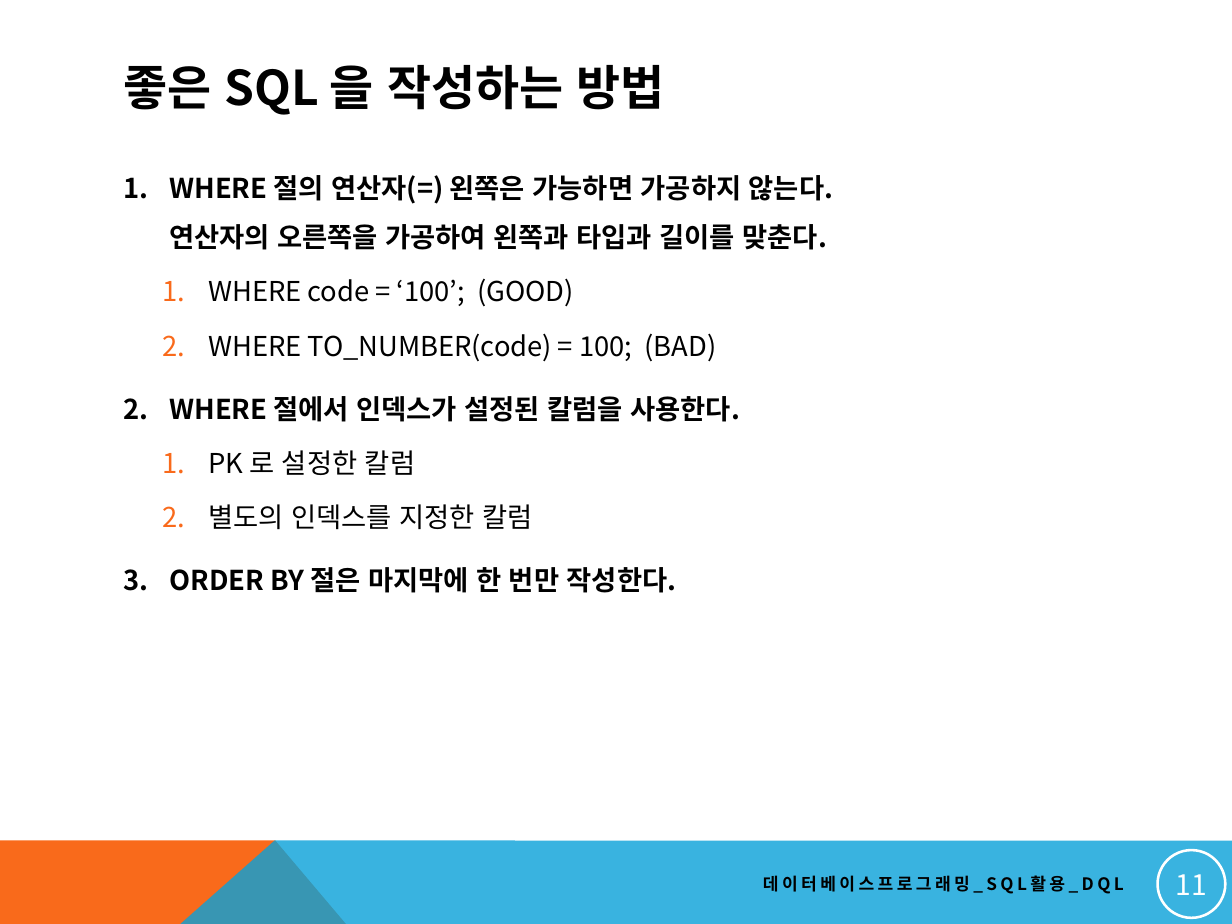
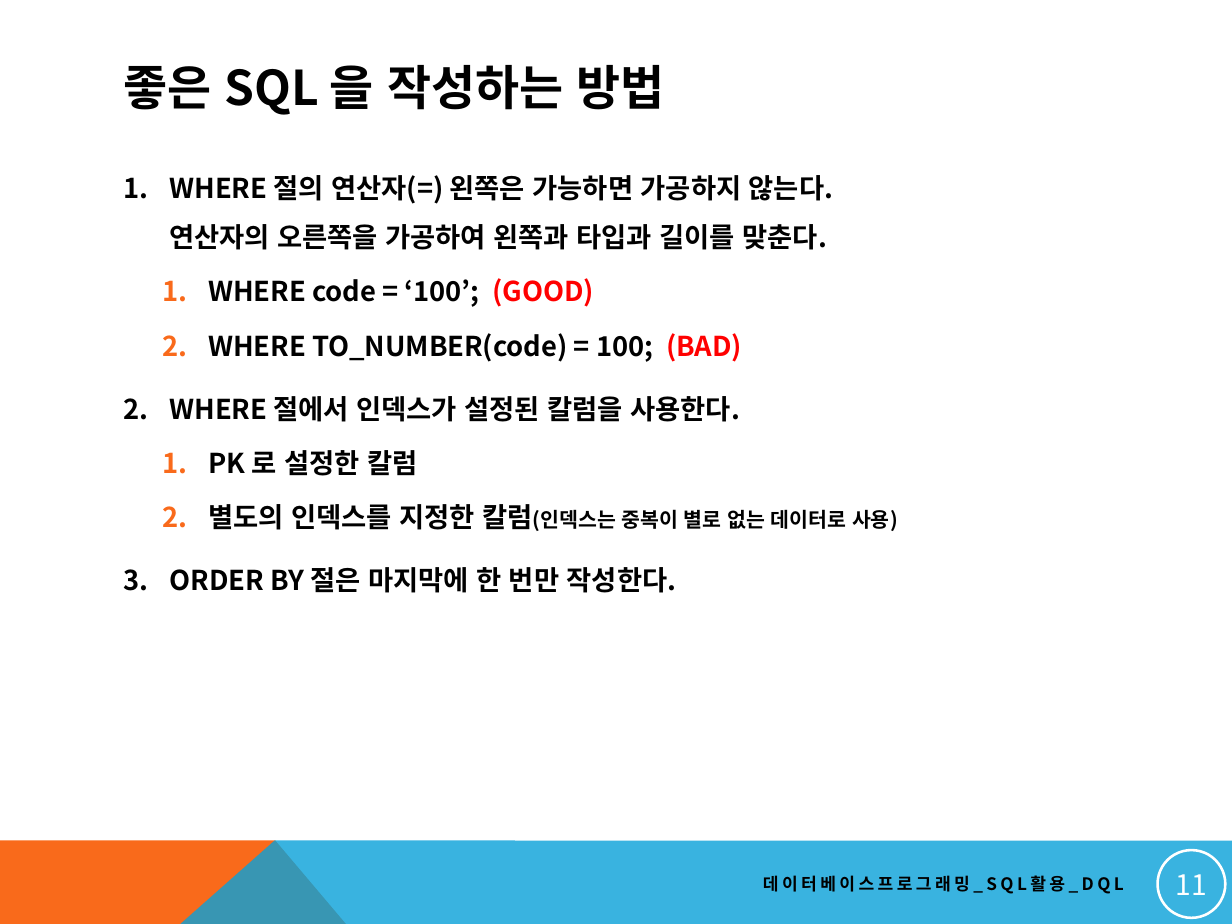
Before and after one commit to soeun1365/dbstudy, a slide deck: slide 11 of NEW_DBMS교안/14. 기본 SQL 작성하기_DQL 활용_2.pptx. Drawn at 1232x924 pixels with LibreOffice and Linux fonts; fonts in the diff are those of the drawing. Boxes give left, top, right and bottom in pixels: in the first picture for what was removed or moved away, otherwise in the second. Text is boxed around its words. In the diff, an @@ line names an element or a change of style, - is before the commit and + after.

```diff
--- a/NEW_DBMS교안/14. 기본 SQL 작성하기_DQL 활용_2.pptx
+++ b/NEW_DBMS교안/14. 기본 SQL 작성하기_DQL 활용_2.pptx
@@ text at [208, 278, 742, 476]: text colour #000000 to #FF0000 in "(GOOD)", "(BAD)"; bold on in "WHERE code = ‘100’; (GOOD)", "WHERE TO_NUMBER(code) = 100; (BAD)", "PK 로 설정한 칼럼" @@
@@ text at [208, 504, 898, 531]: text changed; size 16 to 12 pt; bold on @@
-      2. 별도의 인덱스를 지정한 칼럼
+      2. 별도의 인덱스를 지정한 칼럼(인덱스는 중복이 별로 없는 데이터로 사용)
```
Also in this commit, not shown: 6 other slides changed, 9 other files.
